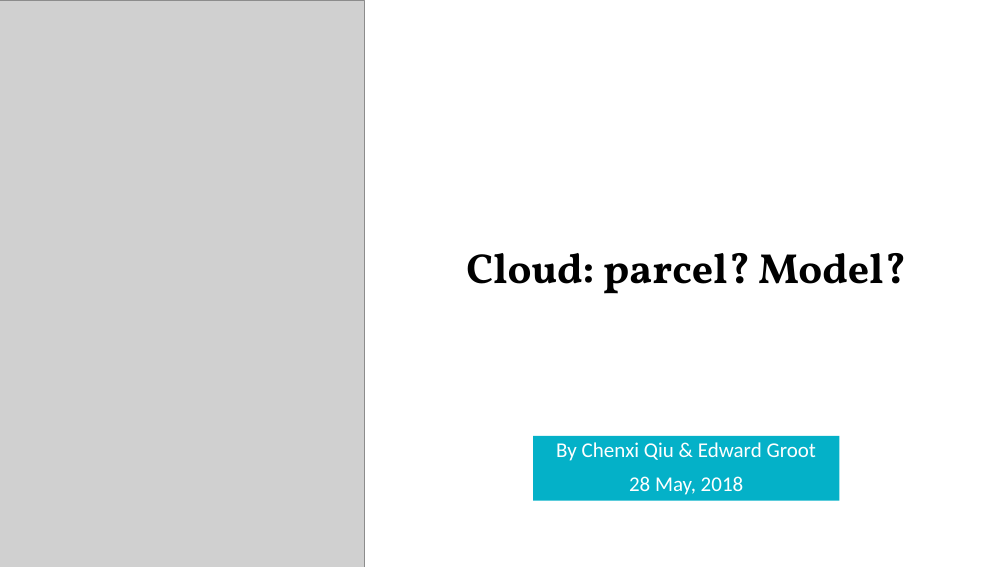
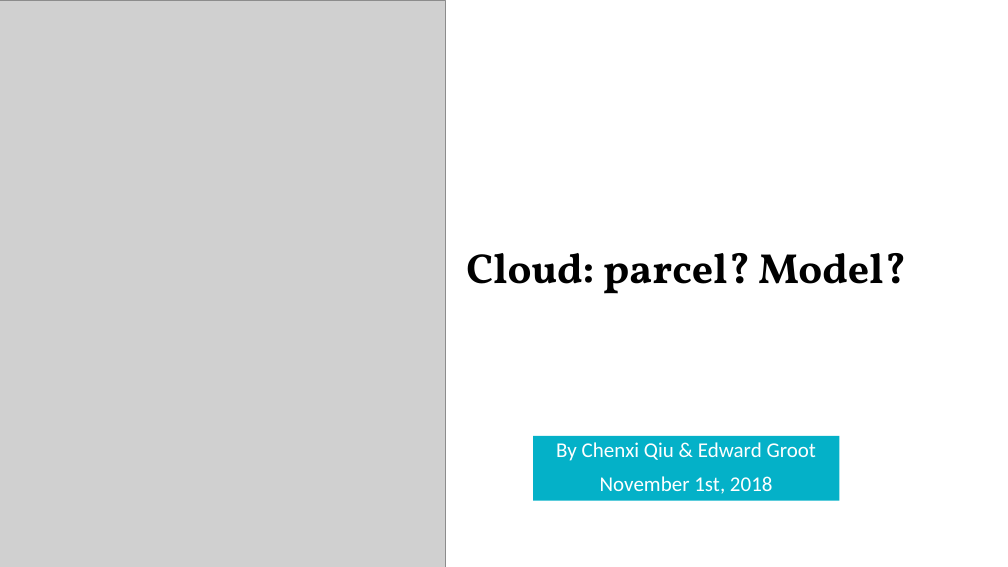
Before and after one commit to meteoNL/CloudParcelModel_SOACproject, a slide deck: slide 1 of presentation.pptx. Drawn at 1008x567 pixels with LibreOffice and Linux fonts; fonts in the diff are those of the drawing; grey boxes stand for pictures. Boxes give left, top, right and bottom in pixels: in the first picture for what was removed or moved away, otherwise in the second. Text is boxed around its words. In the diff, an @@ line names an element or a change of style, - is before the commit and + after.

```diff
--- a/presentation.pptx
+++ b/presentation.pptx
@@ picture resized from (x1=0, y1=0, x2=364, y2=567) to (x1=0, y1=0, x2=445, y2=567) @@
@@ subtitle at (x1=600, y1=476, x2=773, y2=494): text changed @@
-28 May, 2018
+November 1st, 2018
```
Also in this commit, not shown: 7 other slides changed.
